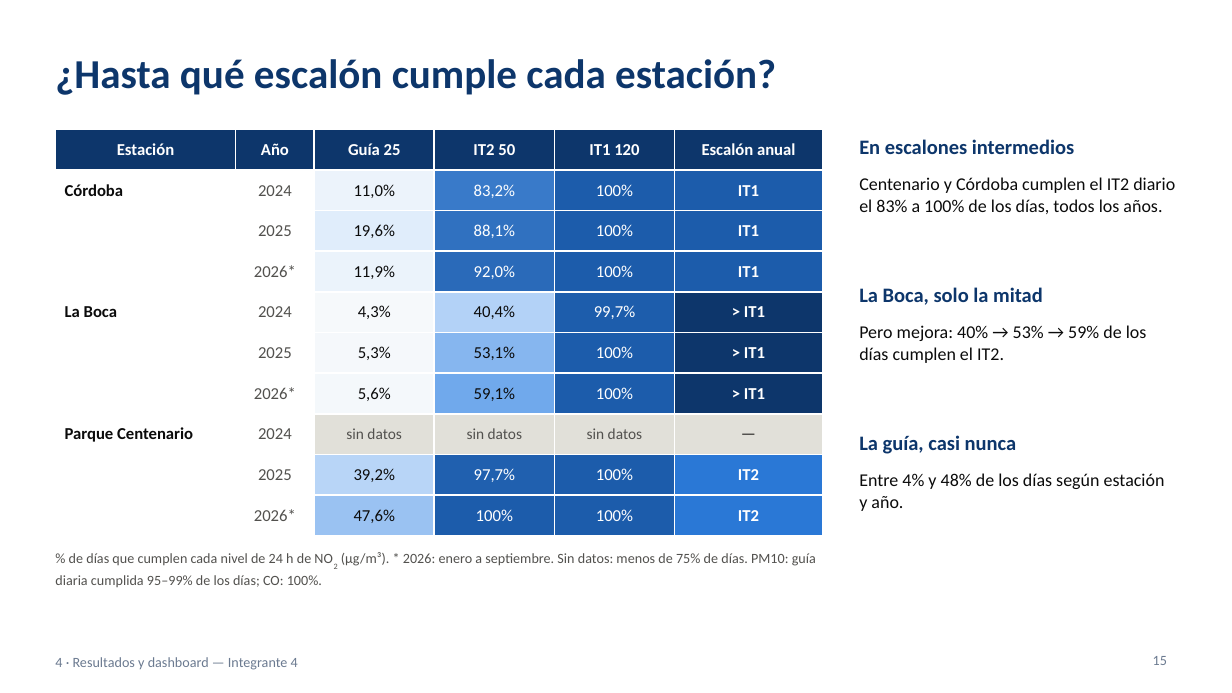
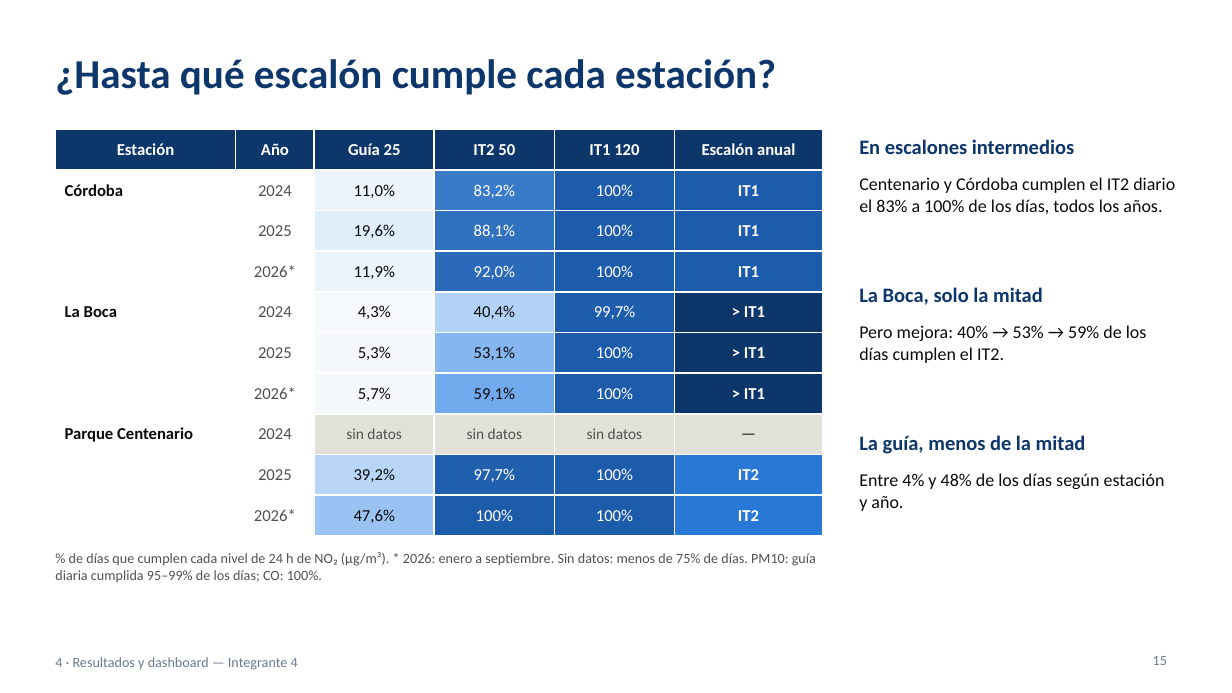
Before and after one commit to ezequielmaranda/nox-ciudad, a slide deck: slide 15 of presentacion/presentacion_tp_aire_oms.pptx. Drawn at 1232x693 pixels with LibreOffice and Linux fonts; fonts in the diff are those of the drawing. Boxes give left, top, right and bottom in pixels: in the first picture for what was removed or moved away, otherwise in the second. Text is boxed around its words. In the diff, an @@ line names an element or a change of style, - is before the commit and + after.

```diff
--- a/presentacion/presentacion_tp_aire_oms.pptx
+++ b/presentacion/presentacion_tp_aire_oms.pptx
@@ table at box(55, 129, 823, 527) @@
-row 7, column 3: 5,6%
+row 7, column 3: 5,7%
@@ text at box(859, 435, 1086, 454): text changed @@
-La guía, casi nunca
+La guía, menos de la mitad
@@ text at box(55, 552, 816, 582): text changed @@
-% de días que cumplen cada nivel de 24 h de NO2 (µg/m³). * 2026: enero a septiembre. Sin datos: menos de 75% de días. PM10: guía diaria cumplida 95–99% de los días; CO: 100%.
+% de días que cumplen cada nivel de 24 h de NO₂ (µg/m³). * 2026: enero a septiembre. Sin datos: menos de 75% de días. PM10: guía diaria cumplida 95–99% de los días; CO: 100%.
```
Also in this commit, not shown: 20 other slides changed, 1 other file.
